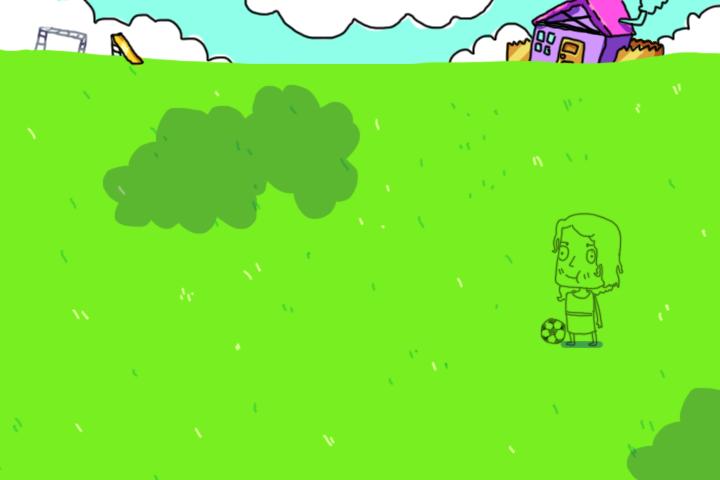
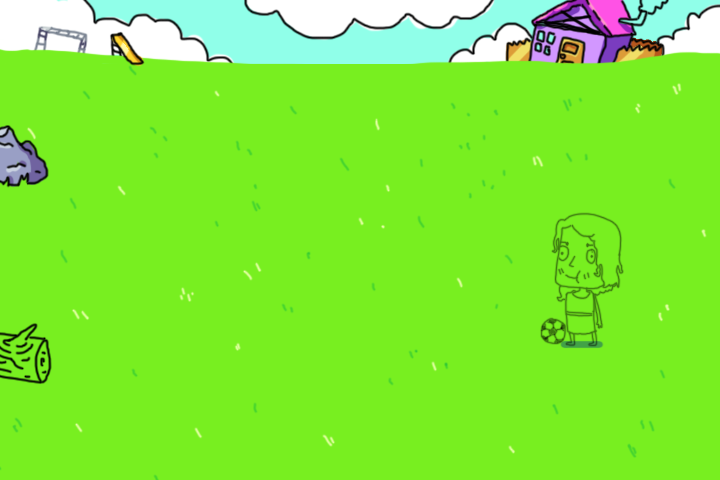
Layers edited between the first and the second 720x480 image:
added group "goal" (1st of 2) with 2 layers above "bg" over bbox(0, 125, 52, 385)
added layer "Layer 7" in group "goal" over bbox(0, 125, 52, 385)
added layer "Layer 8" in group "goal" over bbox(0, 125, 49, 188)
hid "cloud_shadow copy" over bbox(626, 387, 720, 480)
hid "cloud_shadow" over bbox(102, 84, 361, 235)
